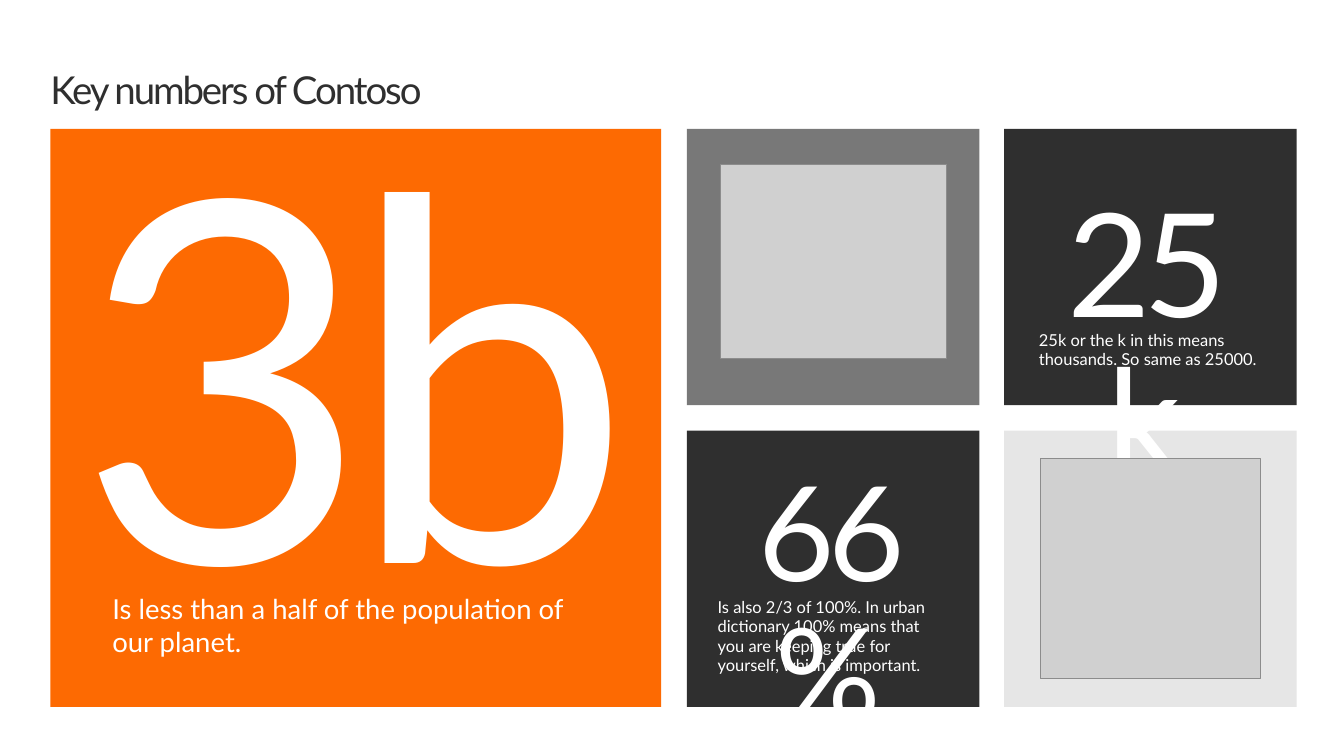
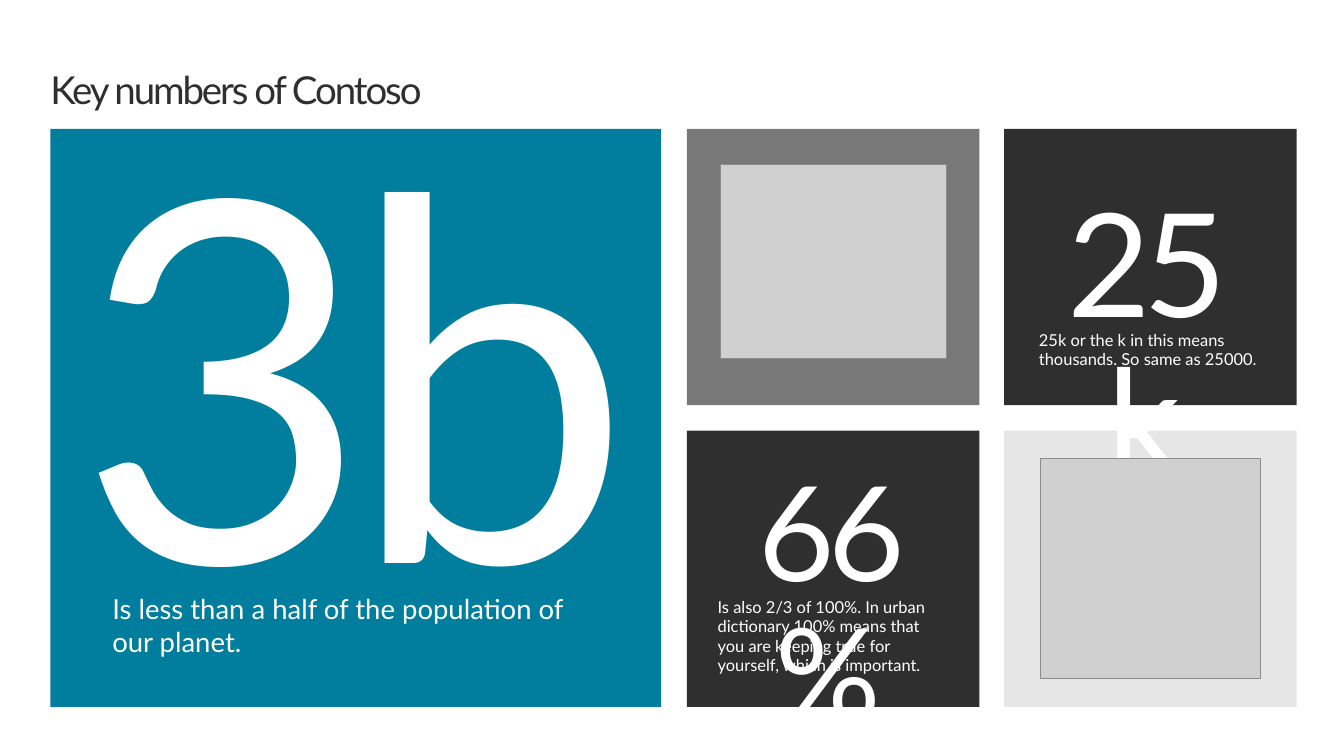
Before and after one commit to pnp/sp-starter-kit, a slide deck: slide 4 of provisioning/hierarchy/resources/documents/Contoso_Report.pptx. Drawn at 1344x756 pixels with LibreOffice and Linux fonts; fonts in the diff are those of the drawing; grey boxes stand for pictures; background and template pictures are left out. Boxes give left, top, right and bottom in pixels: in the first picture for what was removed or moved away, otherwise in the second. Text is boxed around its words. In the diff, an @@ line names an element or a change of style, - is before the commit and + after.

```diff
--- a/provisioning/hierarchy/resources/documents/Contoso_Report.pptx
+++ b/provisioning/hierarchy/resources/documents/Contoso_Report.pptx
@@ rectangle at [50, 128, 661, 707]: fill #FD6A02 to #017E9D @@
```
Also in this commit, not shown: 5 other slides changed, 1 slide added, 1 other file.
